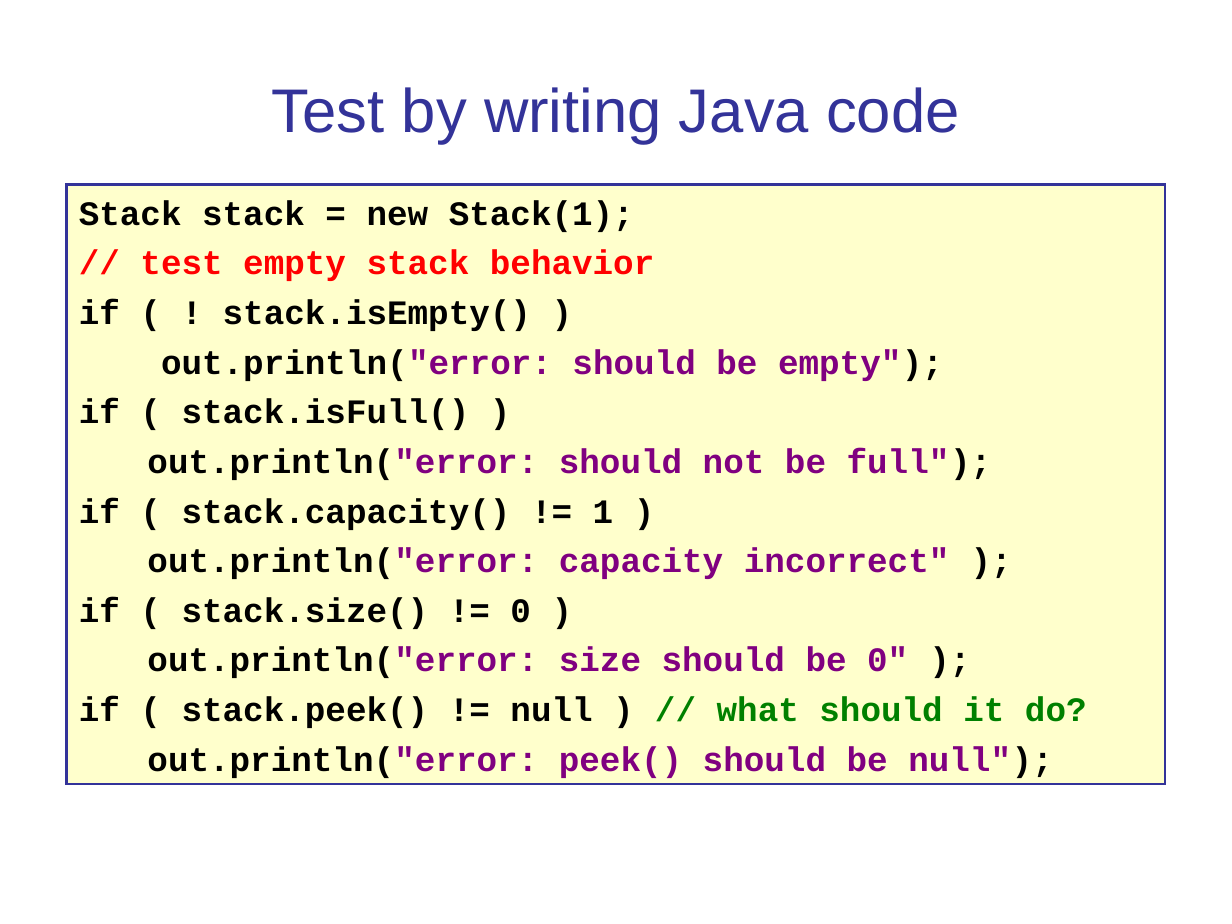
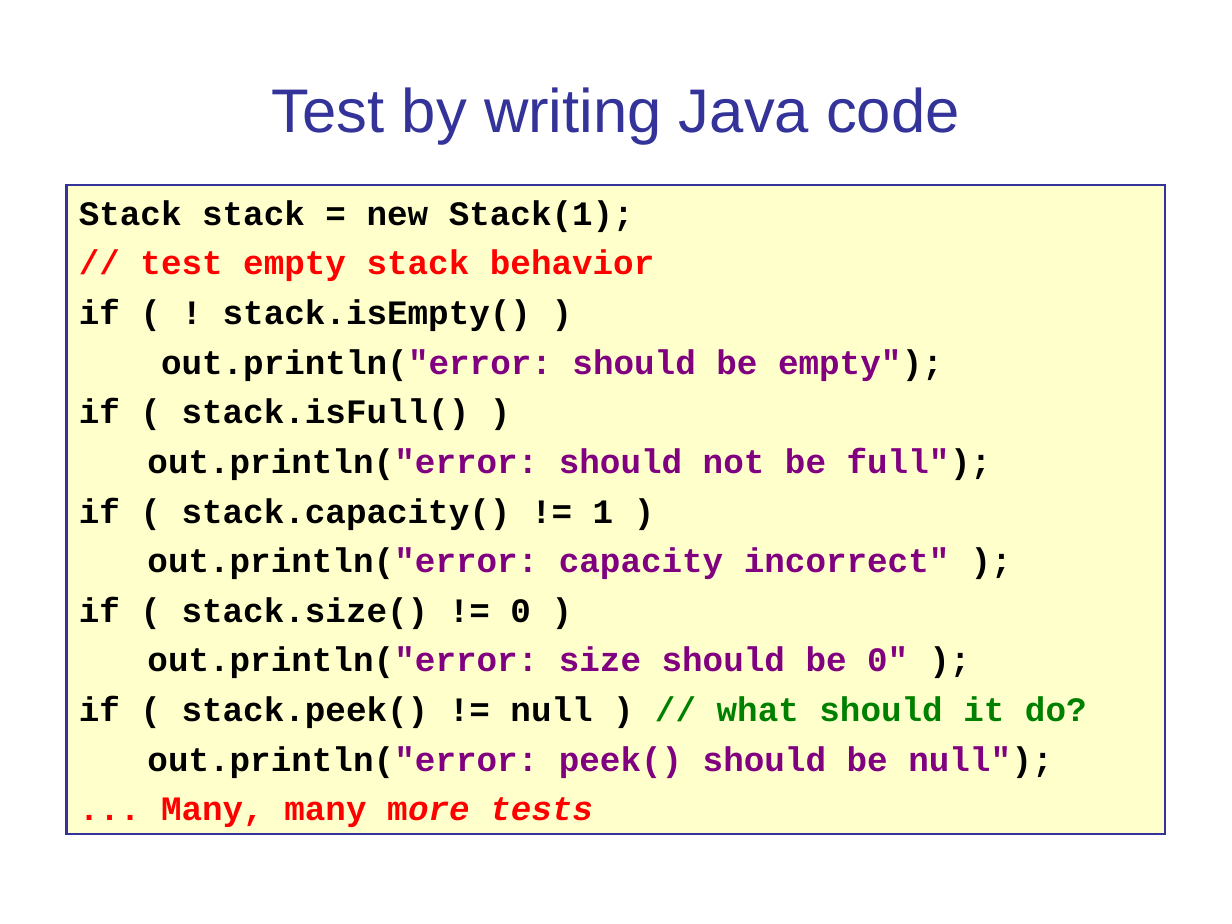
Before and after one commit to cpske/ISP, a slide deck: slide 13 of testing/UnitTesting.ppt (slide 12 before the commit). Drawn at 1232x924 pixels with LibreOffice and Linux fonts; fonts in the diff are those of the drawing. Boxes give left, top, right and bottom in pixels: in the first picture for what was removed or moved away, otherwise in the second. Text is boxed around its words. In the diff, an @@ line names an element or a change of style, - is before the commit and + after.

```diff
--- a/testing/UnitTesting.ppt
+++ b/testing/UnitTesting.ppt
@@ rectangle "Stack stack = new Stack(1);": place and size @@
-rectangle "Stack stack = new Stack(1);" at <box>67,185,1165,785</box>
+rectangle "Stack stack = new Stack(1);" at <box>67,185,1165,834</box>
@@ text in rectangle at <box>161,797,593,827</box>: paragraph added @@
+... Many, many more tests
```
Also in this commit, not shown: 4 other slides changed, 1 slide added, 1 slide removed, 7 other files.
